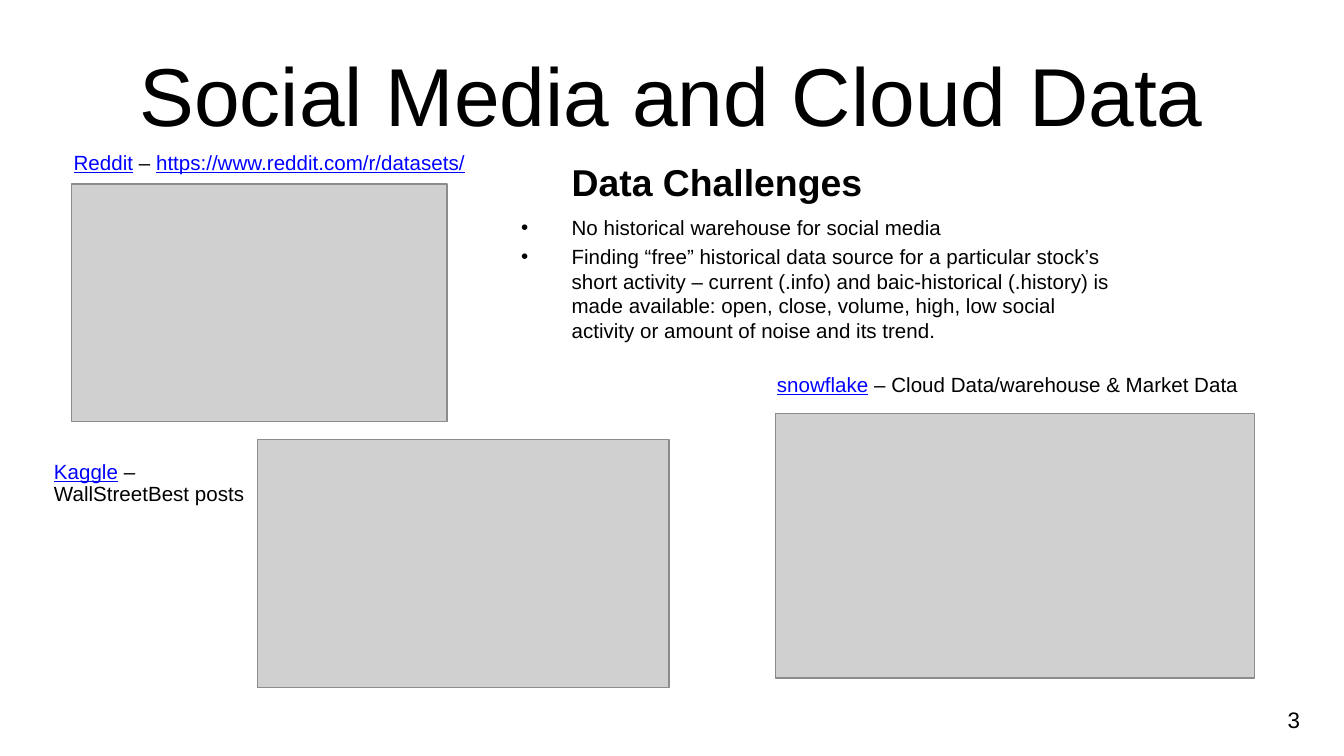
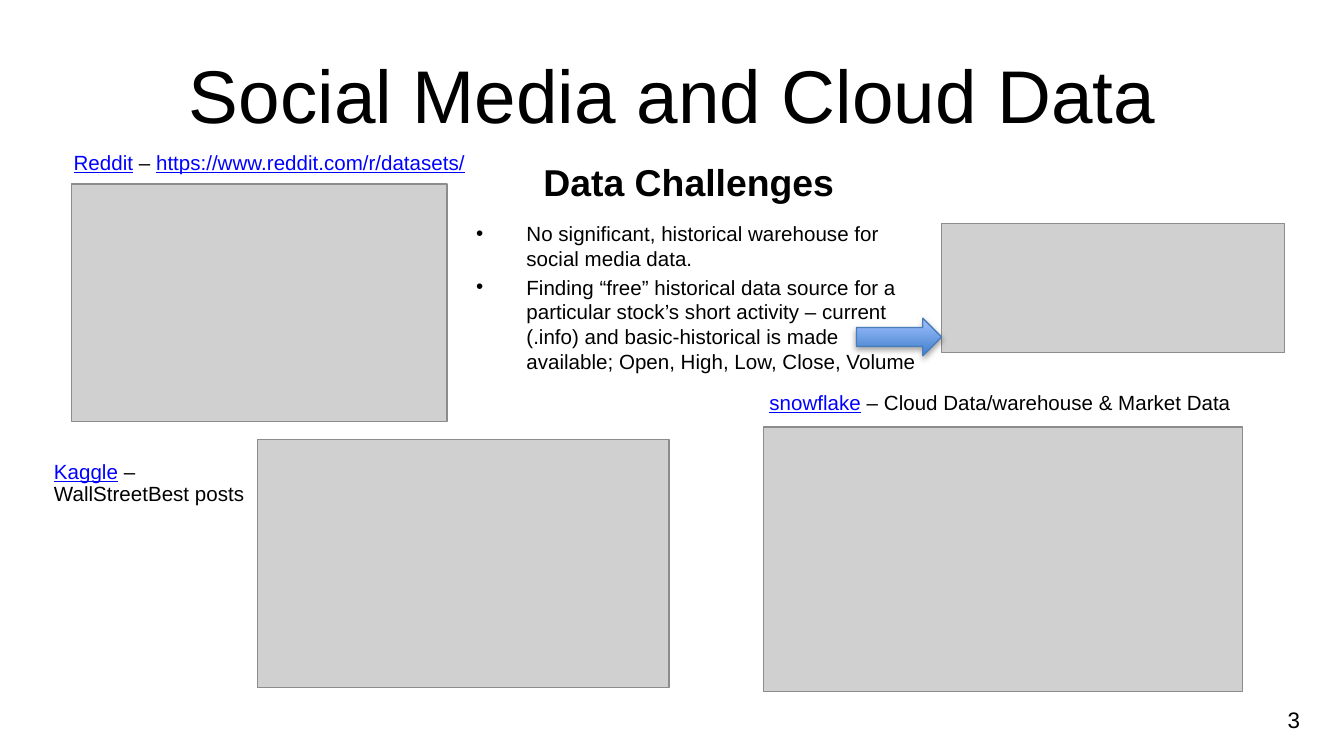
Before and after one commit to CCC-GH/FinalProject-Stock, a slide deck: slide 4 of carl/NU-FinalProject_Stocks.pptx. Drawn at 1344x756 pixels with LibreOffice and Linux fonts; fonts in the diff are those of the drawing; grey boxes stand for pictures; background and template pictures are left out. Boxes give left, top, right and bottom in pixels: in the first picture for what was removed or moved away, otherwise in the second. Text is boxed around its words. In the diff, an @@ line names an element or a change of style, - is before the commit and + after.

```diff
--- a/carl/NU-FinalProject_Stocks.pptx
+++ b/carl/NU-FinalProject_Stocks.pptx
@@ title "Social Media and Cloud Data" at (189, 69, 1156, 124): size 44 to 40 pt @@
@@ text "Data Challenges": place and size @@
-text "Data Challenges" at (572, 169, 862, 204)
+text "Data Challenges" at (543, 169, 834, 204)
@@ text at (526, 226, 915, 374): text changed @@
-• No historical warehouse for social media
-• Finding “free” historical data source for a particular stock’s short activity – current (.info) and baic-historical (.history) is made available: open, close, volume, high, low social activity or amount of noise and its trend.
+• No significant, historical warehouse for social media data.
+• Finding “free” historical data source for a particular stock’s short activity – current (.info) and basic-historical is made available; Open, High, Low, Close, Volume
@@ picture added at (942, 223, 1285, 352) @@
@@ right arrow added at (856, 319, 941, 356), fill gradient #3F80CE to #A4C4FF, outline #4B7EBC 0.75 pt @@
@@ text "snowflake – Cloud Data/warehouse & ...": place and size @@
-text "snowflake – Cloud Data/warehouse & ..." at (777, 377, 1237, 395)
+text "snowflake – Cloud Data/warehouse & ..." at (769, 395, 1230, 413)
@@ picture: place and size @@
-picture at (775, 414, 1254, 679)
+picture at (763, 427, 1242, 692)
```
Also in this commit, not shown: 6 other slides changed, 11 other files.
